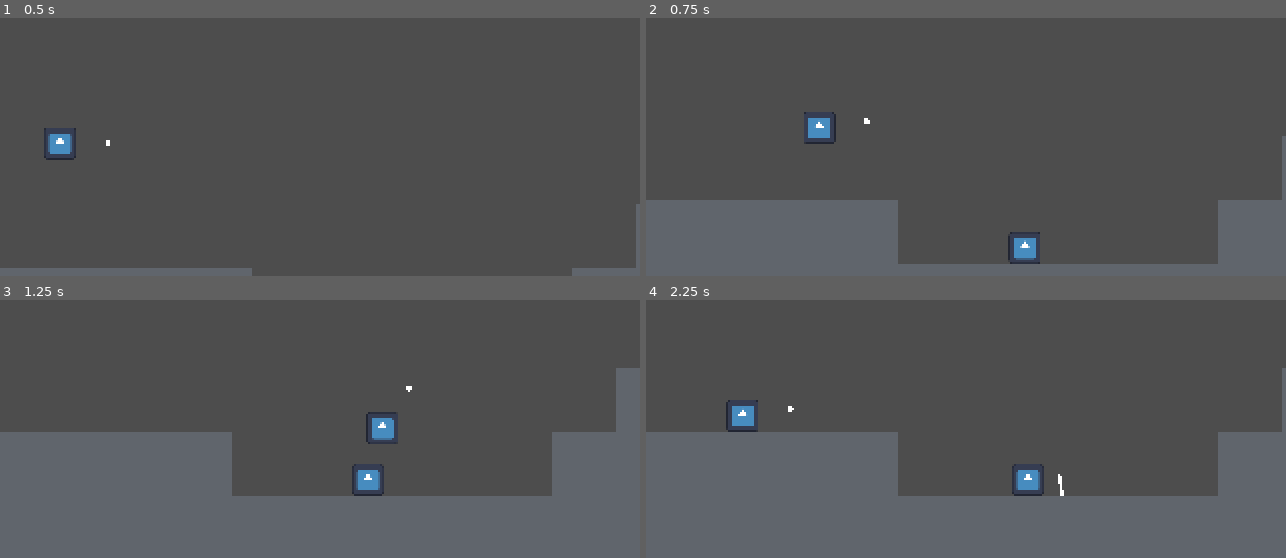
Above: before the commit, frames 1-4 (two rows, left to right).
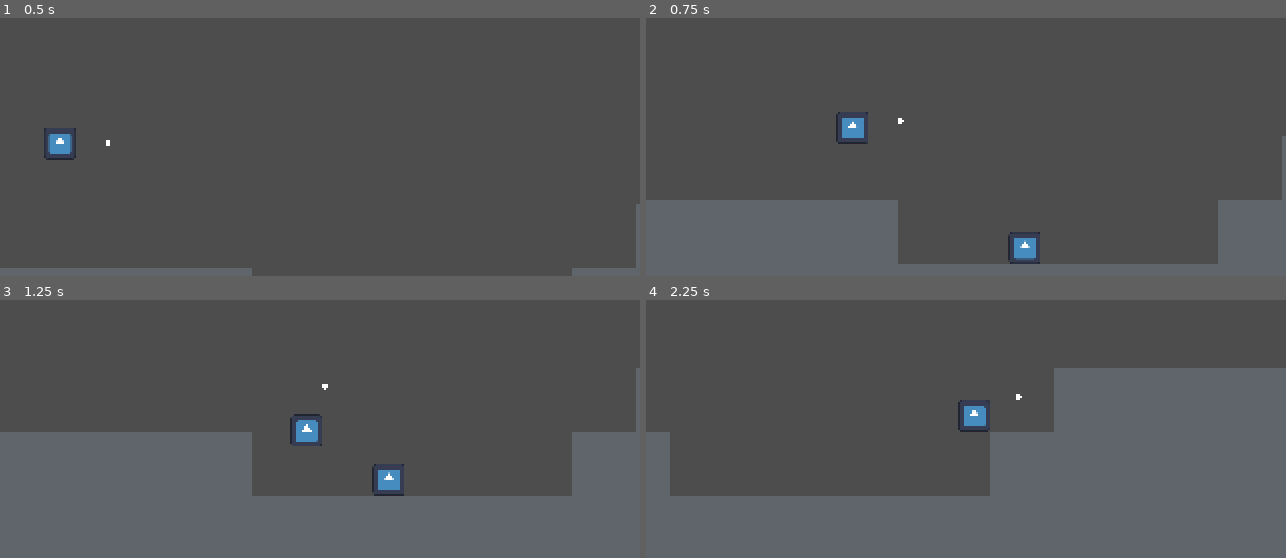
Above: after the commit, the same moments.

Repository: Borrow-Game/game-godot
Game: Godot game, scene res://Scenes/physics_sample_scene.tscn
The game is run twice, just before and just after one commit, with the same random seed, the same clock (stepped at 60 frames per second) and the same inputs. The engine's default icon, where the game draws it, is replaced by a stand-in: a white triangle on a blue panel in a dark square.
Inputs:
- Up to frame 1 (0.5 s): no input
- Up to frame 2 (0.75 s): tap Enter (ui_accept) at 0.5 s; hold Right (right) from 0.53 s (still down); hold Shift (shoot bow) from 0.53 s (still down); tap X (dash) at 0.6 s
- Up to frame 3 (1.25 s): keep holding Right (right); keep holding Shift (shoot bow); tap Enter (ui_accept) at 0.77 s
- Up to frame 4 (2.25 s): release Shift (shoot bow) at 1.28 s; tap Shift (shoot bow) at 1.35 s; tap Enter (ui_accept) at 1.52 s; tap X (dash) at 1.55, 2.1 s; release Right (right) at 2.03 s; hold Left (left) from 2.03 s (still down); hold Shift (shoot bow) from 2.03 s (still down)

Frame 1 is identical in both runs. In frame 2, 0.7% of the frame differs, in the area x 24-41%, y 36-49%; in frame 3, 3.7%; in frame 4, 27%, in the area x 3-100%, y 26-76%.

Commit message:
fix: various fixes/improvemnts

Diff:
--- a/Scripts/arrow.gd
+++ b/Scripts/arrow.gd
@@ -1,6 +1,6 @@
 extends CharacterBody2D
 
-@export var angle = 1
+@export var angle = -1
 
 @export var active = true
 var speed = 1
@@ -15,9 +15,11 @@
 	if active:
 		velocity = Vector2.from_angle(deg_to_rad(angle))  * 10
 		move_and_collide(velocity)
-		if angle < 90:
+		if angle < 90 - speed  * 60 * delta:
 
 			angle += speed  * 60 * delta
+		else:
+			angle = 90
 
 		if RespawnHandler.respawning > 0:
 			reset()
--- a/Scripts/camera_2d.gd
+++ b/Scripts/camera_2d.gd
@@ -6,4 +6,4 @@
 
 # Called every frame. 'delta' is the elapsed time since the previous frame.
 func _physics_process(delta):
-	if input
+	pass
--- a/Scripts/moving_block.gd
+++ b/Scripts/moving_block.gd
@@ -20,7 +20,6 @@
 			var distance = Vector2(aim_position-start_position)
 			self.position += Vector2(delta/move_time * distance.x,delta/move_time * distance.y)
 			deltas_count += delta
-			print(distance)
 		else:
 			self.position = aim_position
 			task = "finished"
--- a/Scripts/player_character.gd
+++ b/Scripts/player_character.gd
@@ -4,48 +4,51 @@
 var aim_angle: float = 0
 
 @export var SPEED: float = 100.0
-@export var JUMP_VELOCITY: float = -240.0 / 1.5
+@export var JUMP_VELOCITY: float = -240.0 / 1.45
 var x_acceleration: float = 40
 
 @onready var startpoint = self.position
 
 # DASH VARIABLES
-@export var DASH_SPEED: float = 400.0
-@export var DASH_DURATION: float = 0.2
+@export var DASH_SPEED: float = 10.0
+@export var DASH_DURATION: float = 0.1
 var dashing: bool = false
 var dash_timer: float = 0.0
 var dash_available: bool = true
+var dash_velocity: Vector2 = Vector2(0,0)
+var dash_direction = Vector2(0,0)
 
 func _physics_process(delta: float) -> void:
-	# Reset dash availability when on the ground.
-	if is_on_floor():
-		dash_available = true
+
+
+
+
+	# Check for dash input.
+	# (Make sure you have defined "dash" in your Input Map.)
+	if Input.is_action_just_pressed("dash") and dash_available:
+		Input.start_joy_vibration(0, 0.1, 0.1, 0.2)
+		dash_direction = Vector2(
+			(Input.get_action_strength("right")) - (Input.get_action_strength("left")),
+			(Input.get_action_strength("down")) - (Input.get_action_strength("up"))
+		)
+		# If no directional input, default to the current horizontal facing.
+		if dash_direction == Vector2.ZERO:
+			dash_direction.x = sign(velocity.x) if velocity.x != 0 else 1
+		dash_direction = dash_direction.floor().normalized()
+		print(dash_direction)
+
+		dash_velocity = dash_direction * DASH_SPEED
+		dashing = true
+		dash_timer = DASH_DURATION
+		dash_available = false
+		return
 
 	# If currently dashing, count down the dash timer and move.
 	if dashing:
 		dash_timer -= delta
 		if dash_timer <= 0:
 			dashing = false
-		move_and_slide()
-		return
-
-	# Check for dash input.
-	# (Make sure you have defined "dash" in your Input Map.)
-	if Input.is_action_just_pressed("dash") and dash_available:
-		Input.start_joy_vibration(0, 0.1, 0.1, 0.2)
-		var dash_direction = Vector2(
-			Input.get_action_strength("right") - Input.get_action_strength("left"),
-			Input.get_action_strength("down") - Input.get_action_strength("up")
-		)
-		# If no directional input, default to the current horizontal facing.
-		if dash_direction == Vector2.ZERO:
-			dash_direction.x = sign(velocity.x) if velocity.x != 0 else 1
-		dash_direction = dash_direction.normalized()
-		velocity = dash_direction * DASH_SPEED
-		dashing = true
-		dash_timer = DASH_DURATION
-		dash_available = false
-		move_and_slide()
+		move_and_collide(dash_velocity)
 		return
 
 	# Normal movement (only executed if not dashing).
@@ -60,12 +63,14 @@
 		velocity.x = move_toward(velocity.x, direction * SPEED, (x_acceleration / 2) * 60 * delta)
 	else:
 		velocity.x = move_toward(velocity.x, 0, x_acceleration * 60 * delta)
-
 	move_and_slide()
-
+		# Reset dash availability when on the ground.
+	if is_on_floor():
+		dash_available = true
 	# Bow aiming and shooting code (unchanged)
 	if Input.is_action_pressed("shoot bow"):
-		aim_angle = move_toward(aim_angle, 90, -2  * 60 * delta)
+		aim_angle = move_toward(aim_angle, -70, 2  * 60 * delta)
+
 		$"indication-center".visible = true
 	if Input.is_action_just_released("shoot bow"):
 		if self.get_parent().get_node("arrows").get_child(0):
@@ -83,7 +88,7 @@
 
 func shoot(delta: float, angle: float) -> void:
 	var new_arrow = arrow_scene.instantiate()
-	new_arrow.angle = angle + 1
+	new_arrow.angle = angle - 1
 	new_arrow.position = self.global_position
 	self.get_parent().get_node("arrows").add_child(new_arrow)
 
